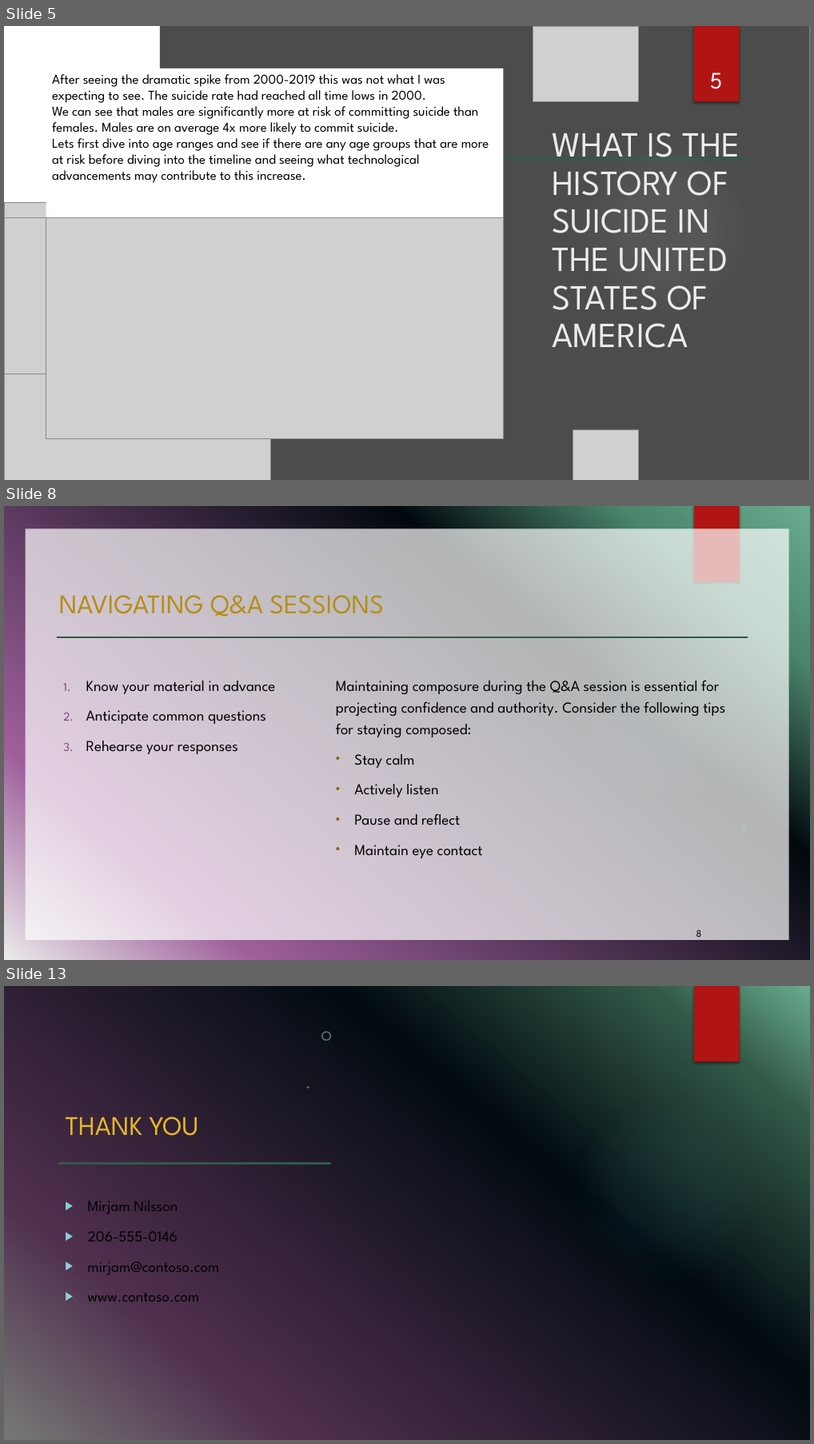
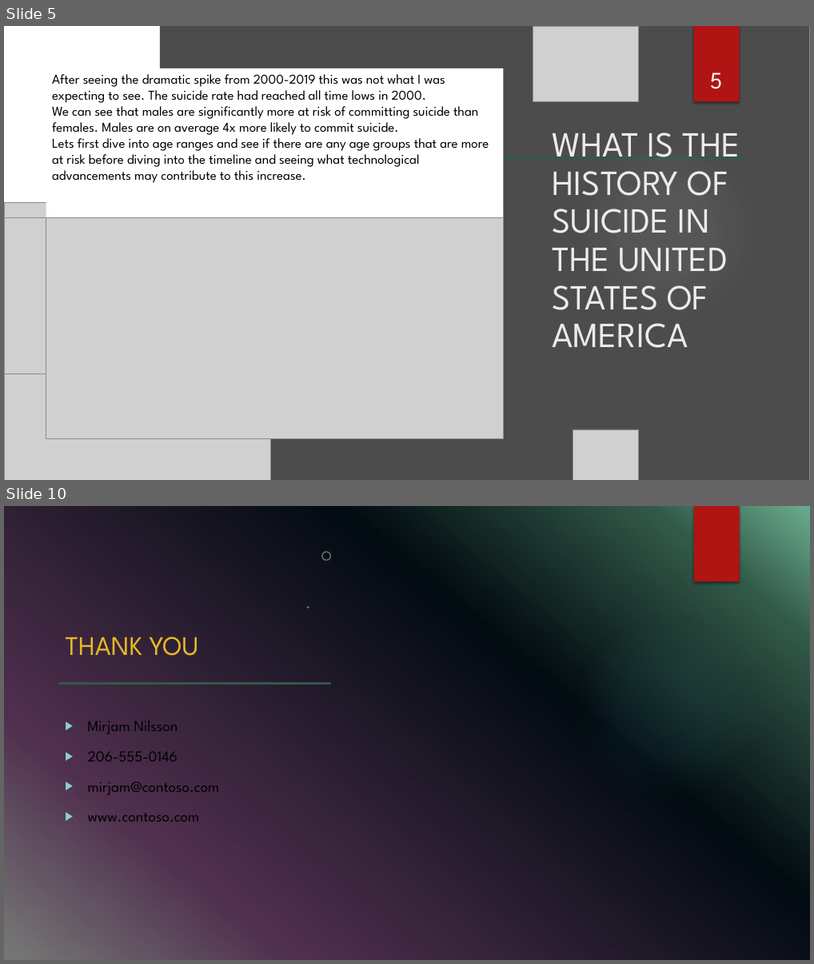
Before and after one commit to RussellBracey/Capston_rb, a slide deck: powerpoint/capstone_powerpoint.pptx. Shown one above the other, each under a label of ours: slides 5, 8 and 13 before the commit, slides 5 and 10 after it; the slides between them are not shown. The pictures are 814x1444 and 814x964 pixels, drawn with LibreOffice and Linux fonts; fonts in the diff are those of the drawing; grey boxes stand for pictures; background and template pictures are left out. Boxes give left, top, right and bottom in pixels: in the first picture for what was removed or moved away, otherwise in the second. Text is boxed around its words. In the diff, an @@ line names an element or a change of style, - is before the commit and + after.

```diff
--- a/powerpoint/capstone_powerpoint.pptx
+++ b/powerpoint/capstone_powerpoint.pptx
@@ slide 8 removed at (4,506,810,960), background gradient #6AAC90 to #4B866D to #02090E to #9E5E9B to #EBEBEB; not listed: 2 template elements that a slide beside it also shows @@
@@ rectangle removed at (25,529,790,940) @@
@@ title removed at (59,595,384,616) @@
-NAVIGATING Q&A SESSIONS
@@ line removed from (58, 637) to (748, 637) @@
@@ text removed at (86,680,275,754) @@
-1. Know your material in advance
-2. Anticipate common questions
-3. Rehearse your responses
@@ text removed at (336,680,726,858) @@
-Maintaining composure during the Q&A session is essential for projecting confidence and authority. Consider the following tips for staying composed:
-  • Stay calm
-  • Actively listen
-  • Pause and reflect
-  • Maintain eye contact
@@ freeform shape removed at (698,784,701,787) @@
@@ freeform shape removed at (742,825,748,832) @@
@@ freeform shape removed at (727,900,736,908) @@
@@ page number removed at (697,929,702,940) @@
-8
@@ what was slide 13 is now slide 10 @@
```
Also in this commit, not shown: 4 slides added, 6 other slides removed, 2 other files.
